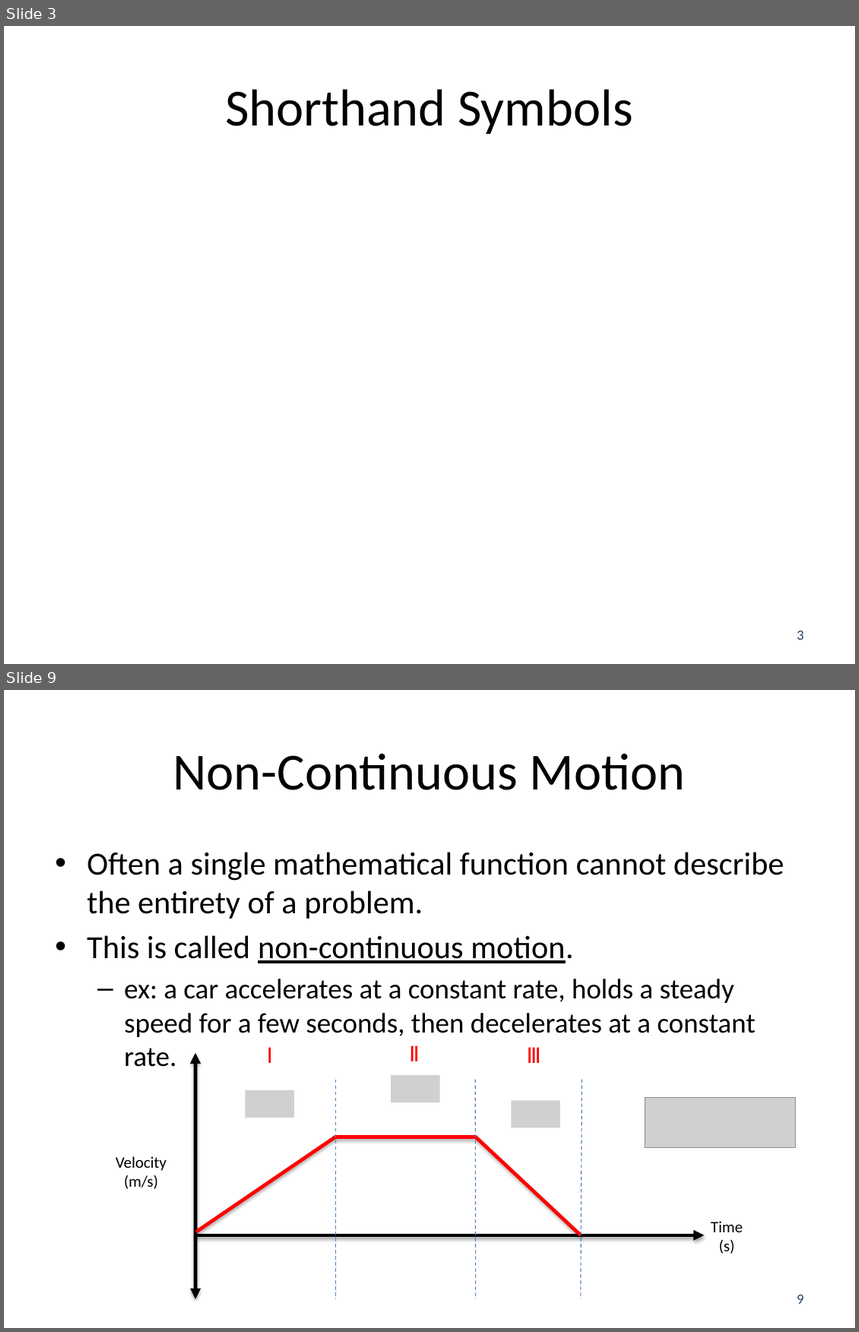
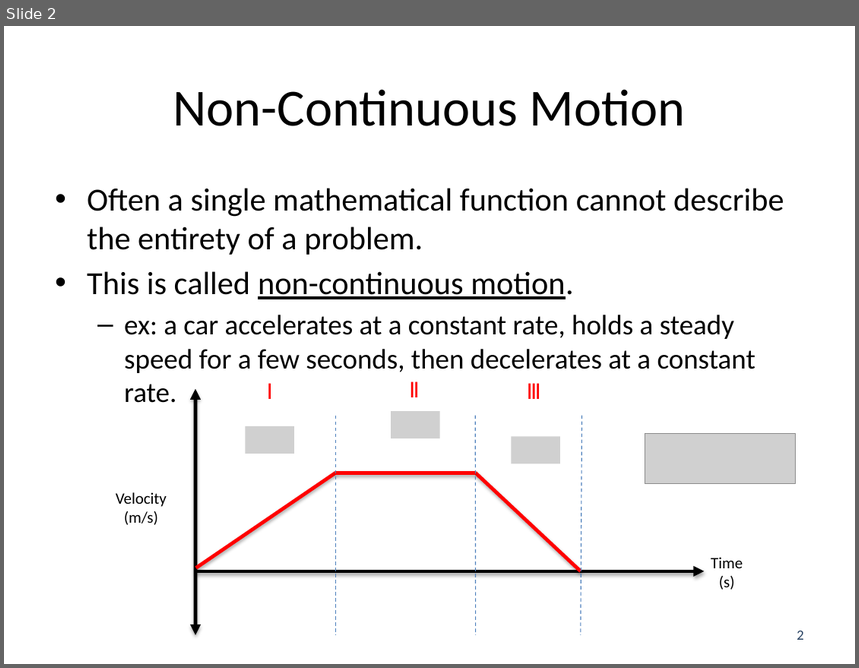
Before and after one commit to JacobMoore/mechanics_textbook, a slide deck: Lecture Slides/VideoLectureSlides/8.2.pptx. Shown one above the other, each under a label of ours: slides 3 and 9 before the commit, slide 2 after it; the slides between them are not shown. The pictures are 859x1332 and 859x668 pixels, drawn with LibreOffice and Linux fonts; fonts in the diff are those of the drawing; grey boxes stand for pictures. Boxes give left, top, right and bottom in pixels: in the first picture for what was removed or moved away, otherwise in the second. Text is boxed around its words. In the diff, an @@ line names an element or a change of style, - is before the commit and + after.

```diff
--- a/Lecture Slides/VideoLectureSlides/8.2.pptx
+++ b/Lecture Slides/VideoLectureSlides/8.2.pptx
@@ slide 3 removed at [4, 26, 855, 664], background #FFFFFF @@
@@ title removed at [225, 89, 633, 134] @@
-Shorthand Symbols
@@ page number removed at [797, 631, 804, 640] @@
-3
@@ what was slide 9 is now slide 2 @@
@@ page number at [797, 631, 804, 640]: text changed @@
-9
+2
```
Also in this commit, not shown: 2 slides changed, 6 other slides removed, 27 other files.
